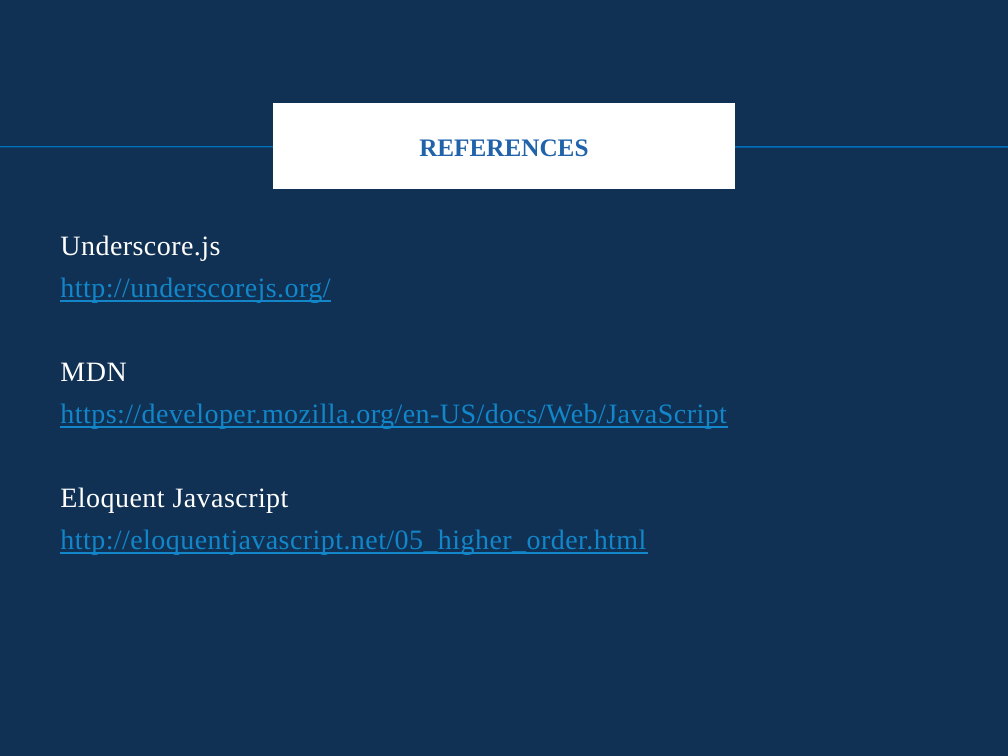
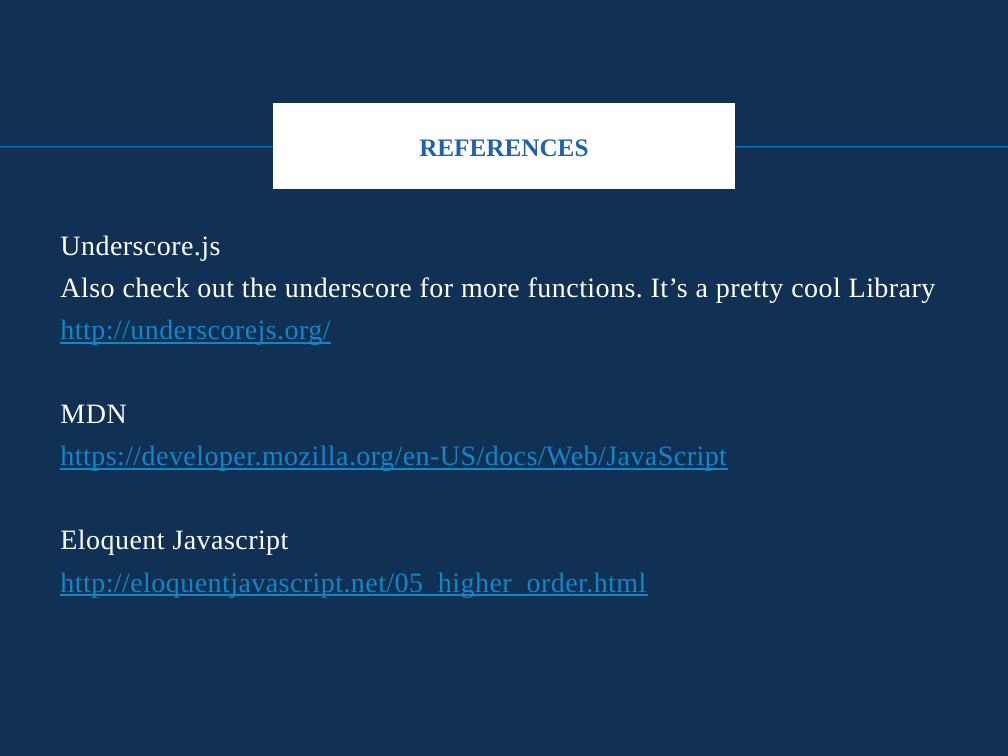
Before and after one commit to joksina/JS, a slide deck: slide 22 of HigherFunctions.pptx (slide 21 before the commit). Drawn at 1008x756 pixels with LibreOffice and Linux fonts; fonts in the diff are those of the drawing; background and template pictures are left out. Boxes give left, top, right and bottom in pixels: in the first picture for what was removed or moved away, otherwise in the second. Text is boxed around its words. In the diff, an @@ line names an element or a change of style, - is before the commit and + after.

```diff
--- a/HigherFunctions.pptx
+++ b/HigherFunctions.pptx
@@ text at [60,277,936,303]: paragraph added @@
+Also check out the underscore for more functions. It’s a pretty cool Library
```
Also in this commit, not shown: 3 other slides changed, 1 slide added.
